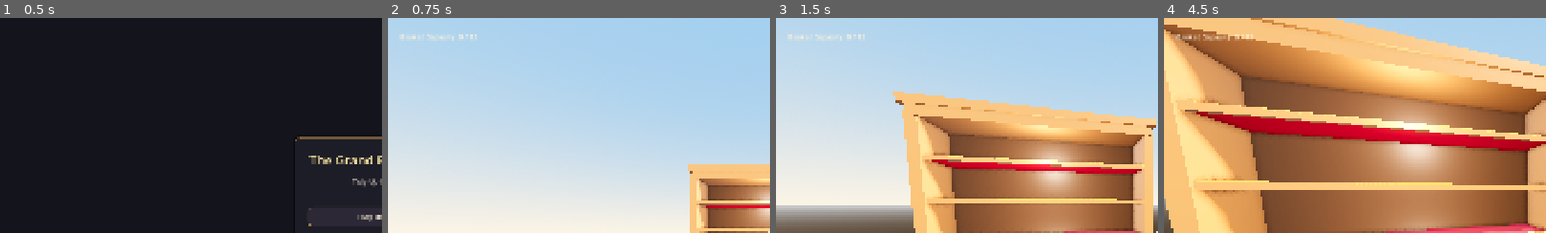
Above: before the commit, frames 1-4 (left to right).
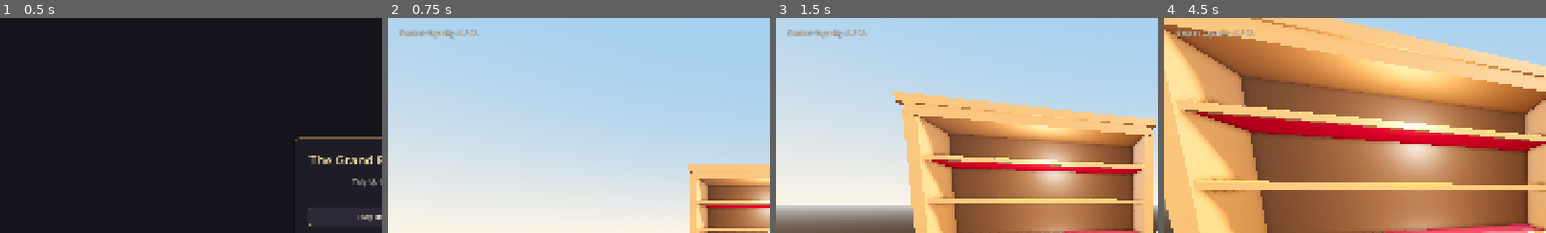
Above: after the commit, the same moments.

Repository: JS-Marinn/the-grand-eggsposition
Game: Godot game, scene res://scenes/ui/main_menu.tscn
The game is run twice, just before and just after one commit, with the same random seed, the same clock (stepped at 60 frames per second) and the same inputs.
Inputs (mouse positions are % of the whole screen's width and height, from its top left):
- Up to frame 1 (0.5 s): no input
- Up to frame 2 (0.75 s): click "Play Boutique" at 0.5 s
- Up to frame 3 (1.5 s): tap Enter at 1.25 s; move the mouse to (55, 50) at 1.27 s; press the mouse at (55, 50) at 1.28 s; hold W (move_forward) from 1.28 s (still down)
- Up to frame 4 (4.5 s): keep holding W (move_forward); move the mouse to (45, 50) at 2.02 s; release the mouse at (45, 50) at 2.03 s; tap Q (resonance_chime) at 2.1 s; click (45, 50) at 2.17 s; tap Space at 2.75 s; move the mouse to (52, 48) at 2.77 s; hold Shift (sprint) 2.78-3.53 s; click (52, 48) at 2.92 s; tap Enter at 3.5 s; move the mouse to (49, 52) at 3.52 s; click (49, 52) at 3.6 s; move the mouse to (57, 51) at 4.27 s; hold Q (resonance_chime) from 4.28 s (still down); click (57, 51) at 4.42 s
The pictures show only the part of the screen within x 0-50%, y 0-50%; the shares and areas given below are measured in that part.

Frame 1 is identical in both runs. In frame 2, 0.7% of the frame differs, in the area x 3-24%, y 5-11%; in frame 3, 0.6%; in frame 4, 0.7%.

Commit message:
Add FPS toggle in settings/HUD and model-agnostic egg placement animation

Diff:
--- a/localization/translations.csv
+++ b/localization/translations.csv
@@ -61,6 +61,7 @@
 MODE_WINDOWED,"Windowed","Ventana"
 LABEL_RESOLUTION,"Resolution:","Resolución:"
 LABEL_VSYNC,"Enable V-Sync","Activar V-Sync"
+LABEL_SHOW_FPS,"Show FPS Overlay","Mostrar FPS"
 LABEL_FOV,"Field of View (FOV):","Campo de Visión (FOV):"
 LABEL_AA,"Anti-Aliasing (TAA + MSAA)","Antialiasing (TAA + MSAA)"
 LABEL_MASTER_VOL,"Master Volume:","Volumen Maestro:"
--- a/scenes/ui/hud.tscn
+++ b/scenes/ui/hud.tscn
@@ -67,17 +67,34 @@
 [node name="TopLeft" type="MarginContainer" parent="."]
 layout_mode = 1
 offset_right = 280.0
-offset_bottom = 70.0
+offset_bottom = 90.0
 mouse_filter = 2
 theme_override_constants/margin_left = 30
 theme_override_constants/margin_top = 25
 
-[node name="BasketLabel" type="Label" parent="TopLeft"]
+[node name="VBox" type="VBoxContainer" parent="TopLeft"]
+layout_mode = 2
+mouse_filter = 2
+theme_override_constants/separation = 4
+
+[node name="BasketLabel" type="Label" parent="TopLeft/VBox"]
 layout_mode = 2
 mouse_filter = 2
 theme_override_colors/font_color = Color(1, 0.95, 0.85, 1)
+theme_override_colors/font_outline_color = Color(0, 0, 0, 0.75)
+theme_override_constants/outline_size = 4
 theme_override_font_sizes/font_size = 18
 text = "Basket: 0 / 12"
+
+[node name="FPSLabel" type="Label" parent="TopLeft/VBox"]
+visible = false
+layout_mode = 2
+mouse_filter = 2
+theme_override_colors/font_color = Color(0.65, 0.95, 0.65, 1)
+theme_override_colors/font_outline_color = Color(0, 0, 0, 0.75)
+theme_override_constants/outline_size = 4
+theme_override_font_sizes/font_size = 14
+text = "60 FPS"
 
 [node name="TopRight" type="VBoxContainer" parent="."]
 layout_mode = 1
--- a/scenes/ui/settings_menu.tscn
+++ b/scenes/ui/settings_menu.tscn
@@ -134,6 +134,15 @@
 size_flags_horizontal = 3
 text = "LABEL_VSYNC"
 
+[node name="FPSRow" type="HBoxContainer" parent="Center/Panel/Margin/VBox/TabContainer/Video/VBox"]
+layout_mode = 2
+
+[node name="ShowFPSCheck" type="CheckBox" parent="Center/Panel/Margin/VBox/TabContainer/Video/VBox/FPSRow"]
+unique_name_in_owner = true
+layout_mode = 2
+size_flags_horizontal = 3
+text = "LABEL_SHOW_FPS"
+
 [node name="FOVRow" type="HBoxContainer" parent="Center/Panel/Margin/VBox/TabContainer/Video/VBox"]
 layout_mode = 2
 
--- a/scripts/autoload/settings_manager.gd
+++ b/scripts/autoload/settings_manager.gd
@@ -16,6 +16,7 @@
 	get: return camera_fov
 	set(v): camera_fov = v
 var aa_enabled: bool = true
+var show_fps: bool = false
 
 # Audio (Linear 0.0 to 1.0)
 var master_volume: float = 1.0
@@ -106,6 +107,7 @@
 	cfg.set_value("video", "vsync", vsync_enabled)
 	cfg.set_value("video", "fov", camera_fov)
 	cfg.set_value("video", "aa", aa_enabled)
+	cfg.set_value("video", "show_fps", show_fps)
 
 	# Audio
 	cfg.set_value("audio", "master", master_volume)
@@ -139,6 +141,7 @@
 	vsync_enabled = cfg.get_value("video", "vsync", vsync_enabled)
 	camera_fov = cfg.get_value("video", "fov", camera_fov)
 	aa_enabled = cfg.get_value("video", "aa", aa_enabled)
+	show_fps = cfg.get_value("video", "show_fps", show_fps)
 
 	# Audio
 	master_volume = cfg.get_value("audio", "master", master_volume)
--- a/scripts/environment/showcase_unit.gd
+++ b/scripts/environment/showcase_unit.gd
@@ -19,8 +19,16 @@
 var interaction_area: Area3D
 var shelves_container: Node3D
 var category_label: Label3D
+var in_flight_container: Node3D
+var in_flight_slots: Dictionary = {}
 
 func _ready() -> void:
+	in_flight_container = get_node_or_null("EggsInFlight")
+	if not in_flight_container:
+		in_flight_container = Node3D.new()
+		in_flight_container.name = "EggsInFlight"
+		add_child(in_flight_container)
+
 	_setup_shelves()
 	_setup_multimesh()
 	_setup_interaction_area()
@@ -196,32 +204,147 @@
 		add_child(interaction_area)
 	interaction_area.set_meta("showcase_unit", self)
 
+## Returns local coordinate of slot index s (0..11) in dozen tier d (1..5)
+func get_slot_local_position(d: int, s: int) -> Vector3:
+	var tier_base_y: float = 0.48 + float(d - 1) * 0.42
+	var slot_y: float = tier_base_y + 0.1675
+	var slot_x: float
+	var slot_z: float
+
+	if s < 6:
+		# 6 huevos al fondo (al mismo nivel plano a Z = -0.14)
+		slot_x = -0.85 + float(s) * 0.34
+		slot_z = -0.14
+	else:
+		# 6 huevos de frente (al mismo nivel plano a Z = +0.14)
+		slot_x = -0.85 + float(s - 6) * 0.34
+		slot_z = +0.14
+
+	return Vector3(slot_x, slot_y, slot_z)
+
 ## Try to deposit an egg from the player's basket into this showcase
-func try_deposit() -> bool:
+func try_deposit(from_global_pos: Vector3 = Vector3.INF, animate: bool = true) -> bool:
 	for d in range(1, DOZENS_COUNT + 1):
+		# Find first egg in basket matching this showcase and dozen
+		var egg_info: EggData = null
+		for egg in GameManager.player_basket:
+			if egg.showcase_id == showcase_id and egg.dozen_group == d:
+				egg_info = egg
+				break
+		if not egg_info:
+			continue
+
+		var current_count: int = GameManager.showcase_state[showcase_id].get(d, 0)
+		if current_count >= EGGS_PER_DOZEN:
+			continue
+
+		var slot_idx: int = current_count
+		var slot_key: String = str(d) + "_" + str(slot_idx)
+
+		if animate:
+			in_flight_slots[slot_key] = true
+
 		if GameManager.deposit_egg_into_showcase(showcase_id, d):
-			AudioManager.play_snap(global_position)
-			_refresh_visuals()
-
-			# Check if that dozen just hit 12/12
-			var count: int = GameManager.showcase_state[showcase_id][d]
-			if count == EGGS_PER_DOZEN:
-				AudioManager.play_dozen_harp(global_position)
-				ProgressManager.add_wax_seals(1) # +1 Wax Seal per completed dozen
-				dozen_finished.emit(d)
-
-				# Check if the entire showcase is now complete (all 5 tiers full)
-				var all_tiers_full: bool = true
-				for check_d in range(1, DOZENS_COUNT + 1):
-					if GameManager.showcase_state[showcase_id].get(check_d, 0) < EGGS_PER_DOZEN:
-						all_tiers_full = false
-						break
-				if all_tiers_full:
-					AudioManager.play_chime(global_position)
-					ProgressManager.add_wax_seals(5) # Bonus 5 Wax Seals for completing the full vitrine
-					showcase_finished.emit()
+			if not animate:
+				AudioManager.play_snap(global_position)
+				_refresh_visuals()
+				_check_completion(d)
+			else:
+				_animate_egg_flight(egg_info, d, slot_idx, from_global_pos)
 			return true
 	return false
+
+func _animate_egg_flight(egg_info: EggData, d: int, slot_idx: int, from_global_pos: Vector3) -> void:
+	var slot_key: String = str(d) + "_" + str(slot_idx)
+	var local_slot_pos: Vector3 = get_slot_local_position(d, slot_idx)
+	var target_global_pos: Vector3 = to_global(local_slot_pos)
+	var target_global_basis: Basis = global_transform.basis
+
+	# Default from_global_pos if not provided
+	if from_global_pos == Vector3.INF:
+		var player = get_tree().root.find_child("Player", true, false)
+		if player and "camera" in player and player.camera:
+			from_global_pos = player.camera.global_position + player.camera.global_basis * Vector3(0.2, -0.25, -0.45)
+		else:
+			from_global_pos = to_global(Vector3(0, 1.2, 1.4))
+
+	# Refresh visuals so MultiMesh knows this slot is in-flight (scaled to zero)
+	_refresh_visuals()
+
+	# Create model-agnostic visual proxy
+	var proxy: Node3D = egg_info.instantiate_visual_node()
+	if not in_flight_container:
+		in_flight_container = get_node_or_null("EggsInFlight")
+		if not in_flight_container:
+			in_flight_container = Node3D.new()
+			in_flight_container.name = "EggsInFlight"
+			add_child(in_flight_container)
+
+	in_flight_container.add_child(proxy)
+	proxy.global_position = from_global_pos
+
+	var start_basis: Basis = target_global_basis
+	var dir: Vector3 = (target_global_pos - from_global_pos).normalized()
+	if dir.length_squared() > 0.001:
+		start_basis = Basis.looking_at(dir, Vector3.UP)
+	proxy.global_basis = start_basis
+
+	var flight_duration: float = 0.32
+	var flight_tween: Tween = create_tween()
+	var start_pos: Vector3 = from_global_pos
+	var start_quat: Quaternion = Quaternion(start_basis)
+	var target_quat: Quaternion = Quaternion(target_global_basis)
+	var arc_height: float = maxf(0.24, absf(target_global_pos.y - start_pos.y) * 0.35 + 0.20)
+
+	flight_tween.tween_method(func(t: float):
+		if not is_instance_valid(proxy):
+			return
+		var cur_pos: Vector3 = start_pos.lerp(target_global_pos, t)
+		cur_pos.y += 4.0 * arc_height * t * (1.0 - t)
+		proxy.global_position = cur_pos
+		proxy.global_basis = Basis(start_quat.slerp(target_quat, t))
+	, 0.0, 1.0, flight_duration).set_trans(Tween.TRANS_QUAD).set_ease(Tween.EASE_OUT)
+
+	flight_tween.tween_callback(func():
+		if not is_instance_valid(proxy):
+			in_flight_slots.erase(slot_key)
+			_refresh_visuals()
+			return
+
+		proxy.global_position = target_global_pos
+		proxy.global_basis = target_global_basis
+		AudioManager.play_snap(target_global_pos)
+
+		# Tactile velvet cushion squash and rebound
+		var bounce_tween: Tween = create_tween()
+		bounce_tween.tween_property(proxy, "scale", Vector3(1.10, 0.80, 1.10), 0.05).set_trans(Tween.TRANS_QUAD).set_ease(Tween.EASE_OUT)
+		bounce_tween.tween_property(proxy, "scale", Vector3(1.0, 1.0, 1.0), 0.10).set_trans(Tween.TRANS_BACK).set_ease(Tween.EASE_OUT)
+		bounce_tween.tween_callback(func():
+			in_flight_slots.erase(slot_key)
+			_refresh_visuals()
+			if is_instance_valid(proxy):
+				proxy.queue_free()
+			_check_completion(d)
+		)
+	)
+
+func _check_completion(d: int) -> void:
+	var count: int = GameManager.showcase_state[showcase_id].get(d, 0)
+	if count == EGGS_PER_DOZEN:
+		AudioManager.play_dozen_harp(global_position)
+		ProgressManager.add_wax_seals(1) # +1 Wax Seal per completed dozen
+		dozen_finished.emit(d)
+
+		# Check if the entire showcase is now complete (all 5 tiers full)
+		var all_tiers_full: bool = true
+		for check_d in range(1, DOZENS_COUNT + 1):
+			if GameManager.showcase_state[showcase_id].get(check_d, 0) < EGGS_PER_DOZEN:
+				all_tiers_full = false
+				break
+		if all_tiers_full:
+			AudioManager.play_chime(global_position)
+			ProgressManager.add_wax_seals(5) # Bonus 5 Wax Seals for completing the full vitrine
+			showcase_finished.emit()
 
 func _on_egg_placed(_egg_data: EggData, target_showcase: int, _dozen: int) -> void:
 	if target_showcase == showcase_id:
@@ -241,23 +364,17 @@
 		var egg_info: EggData = GameManager.get_egg_for_showcase_dozen(showcase_id, d)
 		var egg_col: Color = egg_info.albedo_color if egg_info else Color(0.15, 0.35, 0.75)
 
-		var tier_base_y: float = 0.48 + float(d - 1) * 0.42
-
 		for s in range(count):
-			var slot_x: float
-			var slot_y: float = tier_base_y + 0.1675 # Superficie plana de la balda (sin escalón)
-			var slot_z: float
-
-			if s < 6:
-				# 6 huevos al fondo (al mismo nivel plano a Z = -0.14)
-				slot_x = -0.85 + float(s) * 0.34
-				slot_z = -0.14
+			var slot_pos: Vector3 = get_slot_local_position(d, s)
+			var slot_key: String = str(d) + "_" + str(s)
+			var egg_transform: Transform3D
+
+			if in_flight_slots.has(slot_key):
+				# While in flight, scale to zero in MultiMesh so the flying proxy is visible
+				egg_transform = Transform3D(Basis().scaled(Vector3.ZERO), slot_pos)
 			else:
-				# 6 huevos de frente (al mismo nivel plano a Z = +0.14)
-				slot_x = -0.85 + float(s - 6) * 0.34
-				slot_z = +0.14
-
-			var egg_transform: Transform3D = Transform3D(Basis(), Vector3(slot_x, slot_y, slot_z))
+				egg_transform = Transform3D(Basis(), slot_pos)
+
 			mm.set_instance_transform(placed_idx, egg_transform)
 			mm.set_instance_color(placed_idx, egg_col)
 			placed_idx += 1
--- a/scripts/player/player_controller.gd
+++ b/scripts/player/player_controller.gd
@@ -205,7 +205,10 @@
 
 	var showcase: ShowcaseUnit = _resolve_showcase(collider)
 	if showcase:
-		showcase.try_deposit()
+		var spawn_pos: Vector3 = Vector3.INF
+		if camera:
+			spawn_pos = camera.global_position + camera.global_basis * Vector3(0.2, -0.25, -0.45)
+		showcase.try_deposit(spawn_pos)
 
 ## Safely resolves a ShowcaseUnit from a collider
 func _resolve_showcase(collider: Object) -> ShowcaseUnit:
--- a/scripts/resources/egg_resource.gd
+++ b/scripts/resources/egg_resource.gd
@@ -30,6 +30,44 @@
 @export var is_secret_mini: bool = false   ## One of Barnaby's 144 white mini-eggs
 @export var is_luxury_egg: bool = false    ## One of the 12 legendary climax eggs
 
+@export_group("Model Overrides")
+@export var custom_mesh: Mesh = null
+@export var custom_scene: PackedScene = null
+
 ## Returns the localized display name for the HUD and Journal.
 func get_display_name() -> String:
 	return tr(egg_name_key)
+
+## Instantiates a model-agnostic visual Node3D representation of this egg.
+## Supports any future custom scene, custom mesh, or procedural default.
+func instantiate_visual_node() -> Node3D:
+	if custom_scene:
+		var scene_instance = custom_scene.instantiate()
+		if scene_instance is Node3D:
+			return scene_instance as Node3D
+
+	var node: Node3D = Node3D.new()
+	var mi: MeshInstance3D = MeshInstance3D.new()
+
+	if custom_mesh:
+		mi.mesh = custom_mesh
+	else:
+		var sphere: SphereMesh = SphereMesh.new()
+		sphere.radius = 0.115
+		sphere.height = 0.30
+		mi.mesh = sphere
+
+	var mat: StandardMaterial3D = StandardMaterial3D.new()
+	mat.albedo_color = albedo_color
+	mat.roughness = roughness
+	mat.metallic = metallic
+	if metallic > 0.5:
+		mat.metallic_specular = 0.9
+	if emission_energy > 0.0:
+		mat.emission_enabled = true
+		mat.emission = emission_color
+		mat.emission_energy_multiplier = emission_energy
+
+	mi.material_override = mat
+	node.add_child(mi)
+	return node
--- a/scripts/ui/hud.gd
+++ b/scripts/ui/hud.gd
@@ -7,15 +7,31 @@
 @onready var reticle: ColorRect = $Reticle
 @onready var prompt_label: Label = $PromptContainer/PromptLabel
 @onready var prompt_container: PanelContainer = $PromptContainer
-@onready var basket_label: Label = $TopLeft/BasketLabel
+@onready var basket_label: Label = $TopLeft/VBox/BasketLabel
+@onready var fps_label: Label = $TopLeft/VBox/FPSLabel
 @onready var progress_label: Label = $TopRight/ProgressLabel
 @onready var seals_label: Label = $TopRight/SealsLabel
+
+var _fps_timer: float = 0.0
 
 func _ready() -> void:
 	GameManager.egg_collected.connect(_on_inventory_changed)
 	GameManager.egg_placed.connect(_on_egg_placed)
 	ProgressManager.wax_seals_changed.connect(_on_seals_changed)
+	SettingsManager.settings_applied.connect(_on_settings_applied)
+	_on_settings_applied()
 	_update_hud()
+
+func _process(delta: float) -> void:
+	if fps_label and fps_label.visible:
+		_fps_timer += delta
+		if _fps_timer >= 0.1:
+			_fps_timer = 0.0
+			fps_label.text = "%d FPS" % Engine.get_frames_per_second()
+
+func _on_settings_applied() -> void:
+	if fps_label:
+		fps_label.visible = SettingsManager.show_fps
 
 func show_prompt(text: String) -> void:
 	if prompt_label and prompt_container:
--- a/scripts/ui/settings_menu.gd
+++ b/scripts/ui/settings_menu.gd
@@ -9,6 +9,7 @@
 @onready var window_mode_opt: OptionButton = %WindowModeOpt
 @onready var res_opt: OptionButton = %ResolutionOpt
 @onready var vsync_check: CheckBox = %VSyncCheck
+@onready var show_fps_check: CheckBox = %ShowFPSCheck
 @onready var fov_slider: HSlider = %FOVSlider
 @onready var fov_val_label: Label = %FOVValLabel
 
@@ -62,6 +63,9 @@
 
 	if vsync_check:
 		vsync_check.button_pressed = SettingsManager.vsync_enabled
+
+	if show_fps_check:
+		show_fps_check.button_pressed = SettingsManager.show_fps
 
 	if fov_slider:
 		fov_slider.value = SettingsManager.camera_fov
@@ -130,6 +134,9 @@
 	if vsync_check:
 		SettingsManager.vsync_enabled = vsync_check.button_pressed
 
+	if show_fps_check:
+		SettingsManager.show_fps = show_fps_check.button_pressed
+
 	if fov_slider:
 		SettingsManager.camera_fov = fov_slider.value
 
